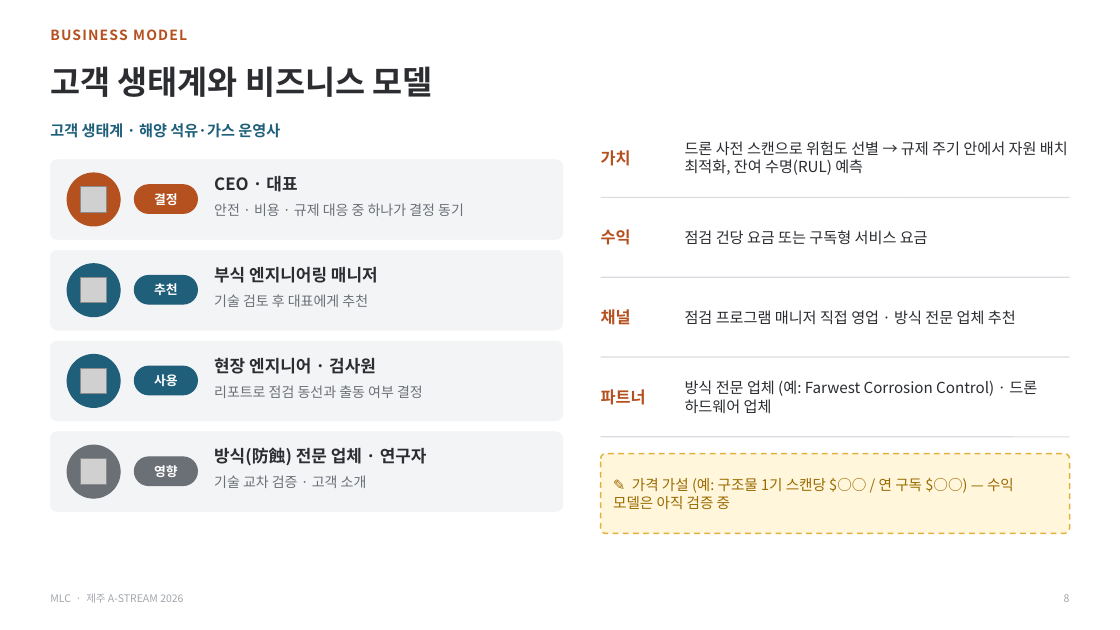
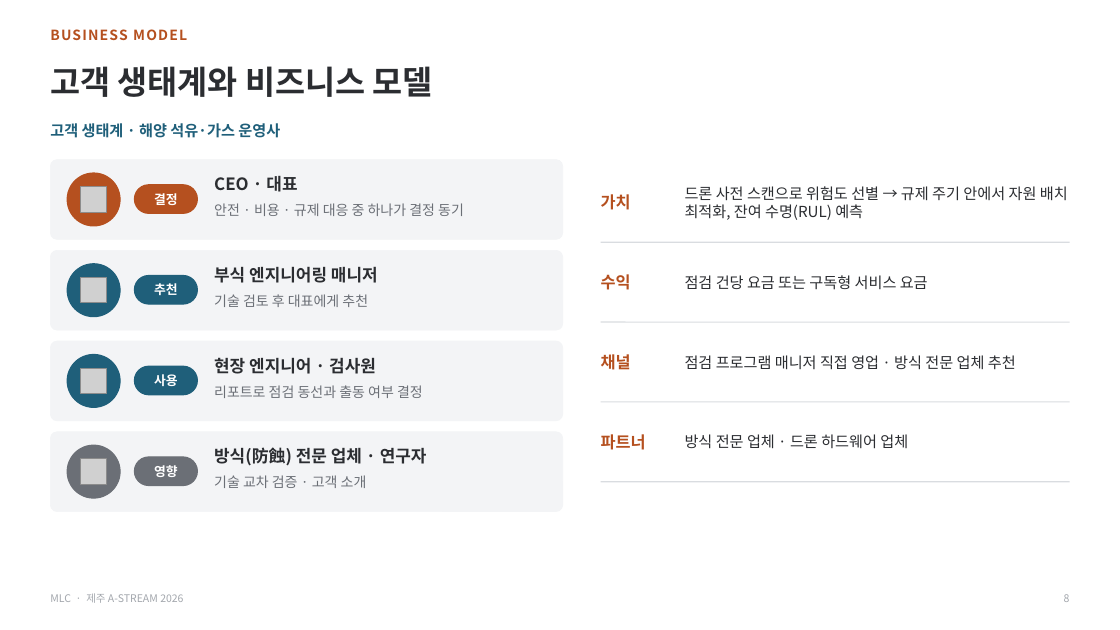
Before and after one commit to zscfvgbb-cmyk/PPT, a slide deck: slide 8 of MLC_IR_A-STREAM2026.pptx. Drawn at 1120x630 pixels with LibreOffice and Linux fonts; fonts in the diff are those of the drawing; grey boxes stand for pictures. Boxes give left, top, right and bottom in pixels: in the first picture for what was removed or moved away, otherwise in the second. Text is boxed around its words. In the diff, an @@ line names an element or a change of style, - is before the commit and + after.

```diff
--- a/MLC_IR_A-STREAM2026.pptx
+++ b/MLC_IR_A-STREAM2026.pptx
@@ text at [685, 434, 908, 449]: text changed @@
-방식 전문 업체 (예: Farwest Corrosion Control) · 드론 하드웨어 업체
+방식 전문 업체 · 드론 하드웨어 업체
@@ rounded rectangle removed at [601, 454, 1070, 534] @@
@@ text removed at [613, 478, 1014, 509] @@
-✎ 가격 가설 (예: 구조물 1기 스캔당 $○○ / 연 구독 $○○) — 수익 모델은 아직 검증 중
@@ 7 texts, 4 lines: place and size @@
-7 texts, 4 lines at [601, 141, 1070, 437]
+7 texts, 4 lines at [601, 186, 1070, 481]
```
Also in this commit, not shown: 7 other slides changed, 1 other file.
